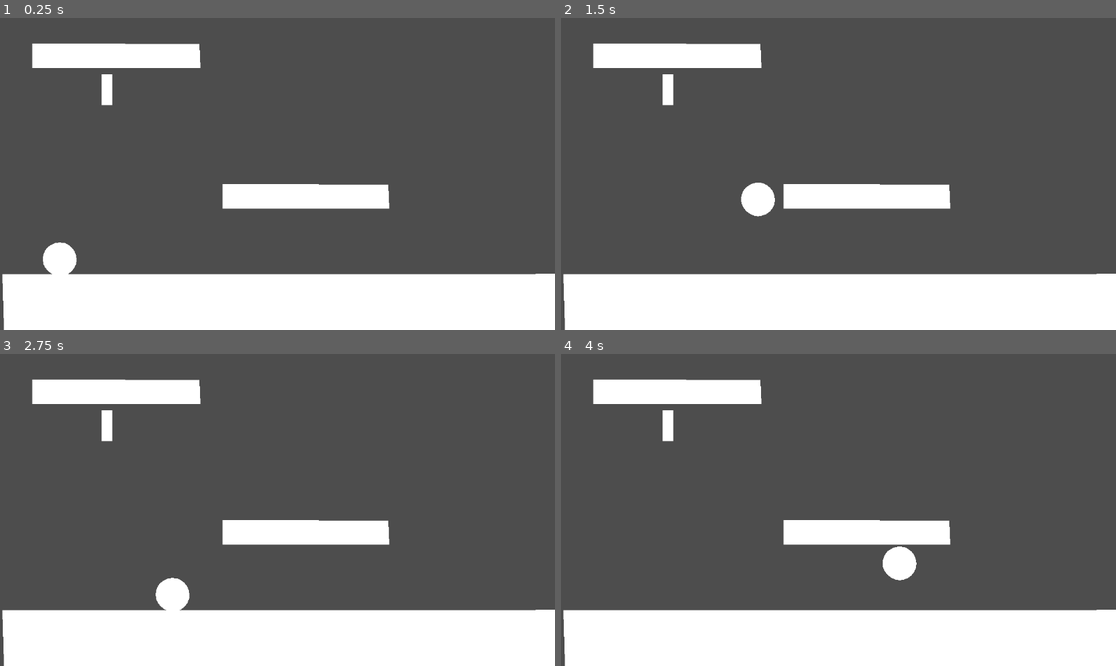
Above: before the commit, frames 1-4 (two rows, left to right).
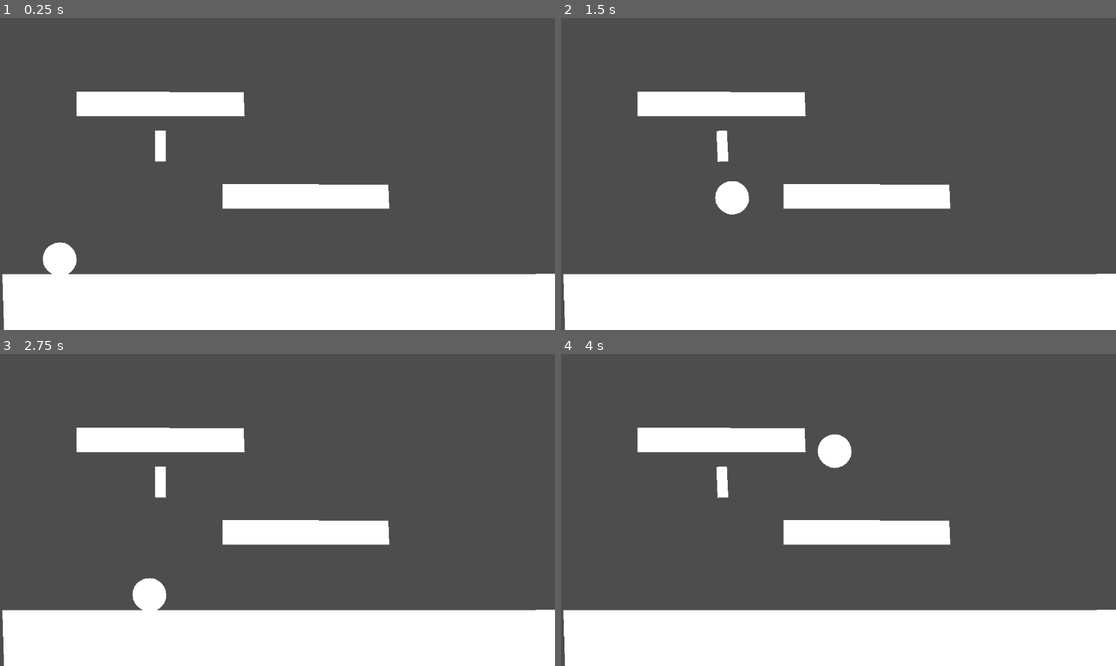
Above: after the commit, the same moments.

Repository: Zblaz/Rounds2
Game: Godot game, scene res://Scenes/test_world.tscn
Two runs of this game, one before a commit and one after it. Both use one fixed random seed, a clock stepped at 60 frames per second and the inputs below. This scene is started directly instead of the project's main scene.
Inputs:
- Up to frame 1 (0.25 s): no input
- Up to frame 2 (1.5 s): tap Enter (ui_accept) at 0.5, 0.77 s; hold Right (ui_right) from 0.53 s (still down)
- Up to frame 3 (2.75 s): tap Enter (ui_accept) at 1.52 s; release Right (ui_right) at 2.03 s; hold Left (ui_left) from 2.03 s (still down)
- Up to frame 4 (4 s): release Left (ui_left) at 2.78 s; hold Right (ui_right) from 2.78 s (still down); tap Enter (ui_accept) at 3.02, 3.77 s

The runs differ from the first frame. In frame 1, 5.1% of the frame differs, in the area x 5-45%, y 8-47%; in frame 2, 6.0%; in frame 3, 5.9%; in frame 4, 6.1%, in the area x 5-65%, y 8-73%.

Commit message:
Update test_world.tscn

Diff:
--- a/Scenes/test_world.tscn
+++ b/Scenes/test_world.tscn
@@ -1,5 +1,6 @@
-[gd_scene load_steps=4 format=3 uid="uid://duetot553lyv2"]
+[gd_scene load_steps=5 format=3 uid="uid://duetot553lyv2"]
 
+[ext_resource type="Script" path="res://Scenes/rigid_body_2d.gd" id="1_8iggm"]
 [ext_resource type="PackedScene" uid="uid://m1bjk5tikiey" path="res://Scenes/player.tscn" id="1_wnav8"]
 
 [sub_resource type="RectangleShape2D" id="RectangleShape2D_dmq6o"]
@@ -11,7 +12,10 @@
 [node name="Node2D" type="Node2D"]
 
 [node name="RigidBody2D" type="RigidBody2D" parent="."]
-position = Vector2(222, 149)
+position = Vector2(332.708, 266.162)
+gravity_scale = 0.36
+can_sleep = false
+script = ExtResource("1_8iggm")
 
 [node name="CollisionShape2D" type="CollisionShape2D" parent="RigidBody2D"]
 shape = SubResource("RectangleShape2D_dmq6o")
@@ -20,7 +24,7 @@
 polygon = PackedVector2Array(-11, 32, 11, 32, 11, -32, -11, -32)
 
 [node name="PinJoint2D" type="PinJoint2D" parent="RigidBody2D/CollisionShape2D/Polygon2D"]
-position = Vector2(0, -30)
+position = Vector2(1.29218, -48.1617)
 node_a = NodePath("../../../../StaticBody2D2")
 node_b = NodePath("../../..")
 motor_target_velocity = 0.222879
@@ -59,10 +63,10 @@
 [node name="StaticBody2D2" type="StaticBody2D" parent="."]
 
 [node name="CollisionPolygon2D3" type="CollisionPolygon2D" parent="StaticBody2D2"]
-position = Vector2(-400, -497)
+position = Vector2(-309, -397)
 polygon = PackedVector2Array(468, 551, 814, 551, 815, 601, 468, 600)
 
 [node name="Polygon2D" type="Polygon2D" parent="StaticBody2D2/CollisionPolygon2D3"]
-position = Vector2(469.378, 276)
+position = Vector2(470, 276)
 scale = Vector2(0.298041, 0.496984)
 polygon = PackedVector2Array(-7, 654, 1163, 654, 1156.24, 553.393, -7, 551)
